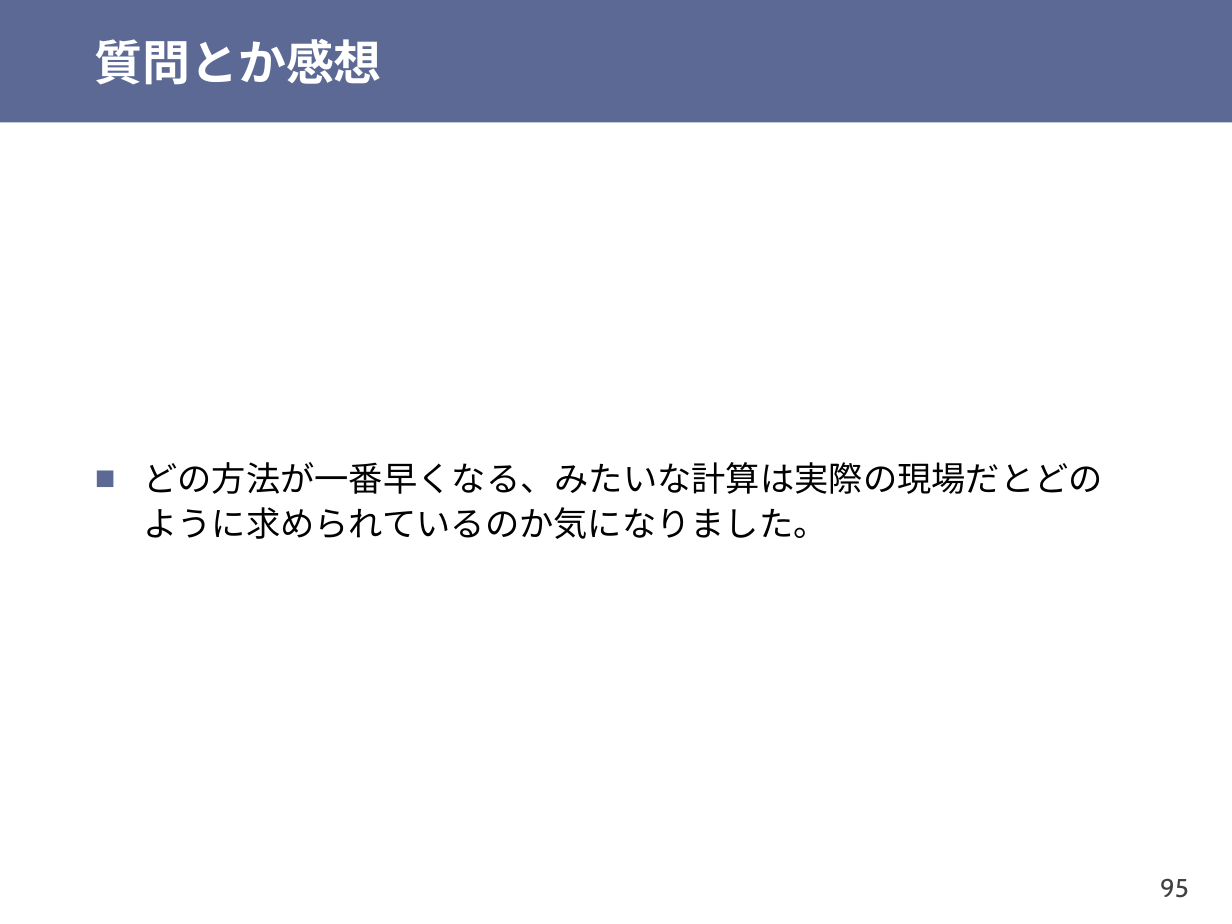
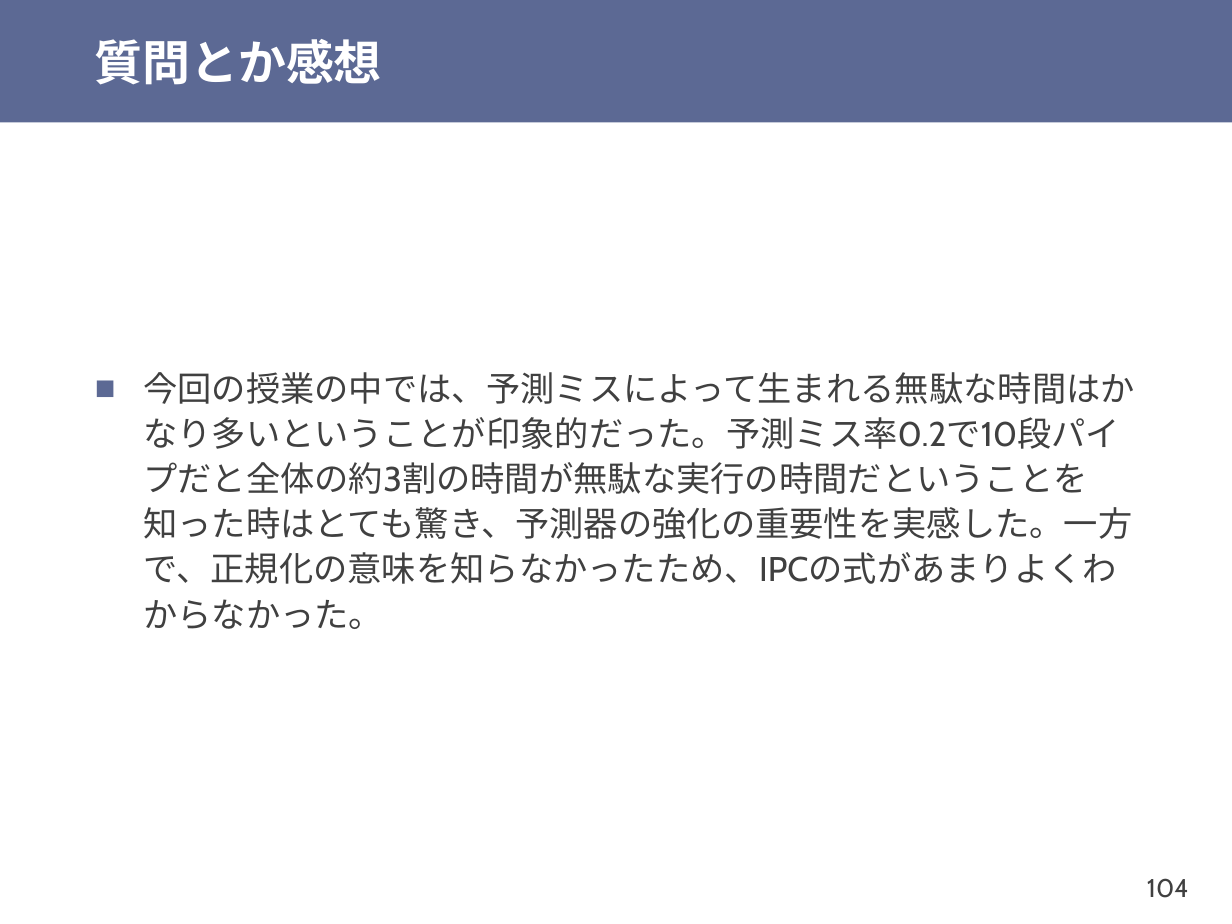
Before and after one commit to shioyadan/otya-computer-architecture-i, a slide deck: slide 104 of cai-shioya-09.pptx (slide 95 before the commit). Drawn at 1232x924 pixels with LibreOffice and Linux fonts; fonts in the diff are those of the drawing. Boxes give left, top, right and bottom in pixels: in the first picture for what was removed or moved away, otherwise in the second. Text is boxed around its words. In the diff, an @@ line names an element or a change of style, - is before the commit and + after.

```diff
--- a/cai-shioya-09.pptx
+++ b/cai-shioya-09.pptx
@@ text at bbox=[143, 372, 1135, 629]: text changed; font Noto Sans CJK JP to Cabin; text colour #000000 to #404040 @@
-■ どの方法が一番早くなる、みたいな計算は実際の現場だとどのように求められているのか気になりました。
+■ 今回の授業の中では、予測ミスによって生まれる無駄な時間はかなり多いということが印象的だった。予測ミス率0.2で10段パイプだと全体の約3割の時間が無駄な実行の時間だということを知った時はとても驚き、予測器の強化の重要性を実感した。一方で、正規化の意味を知らなかったため、IPCの式があまりよくわからなかった。
@@ page number at bbox=[1147, 878, 1189, 898]: text changed @@
-95
+104
```
Also in this commit, not shown: 14 other slides changed, 13 slides added, 4 slides removed, 1 other file.
